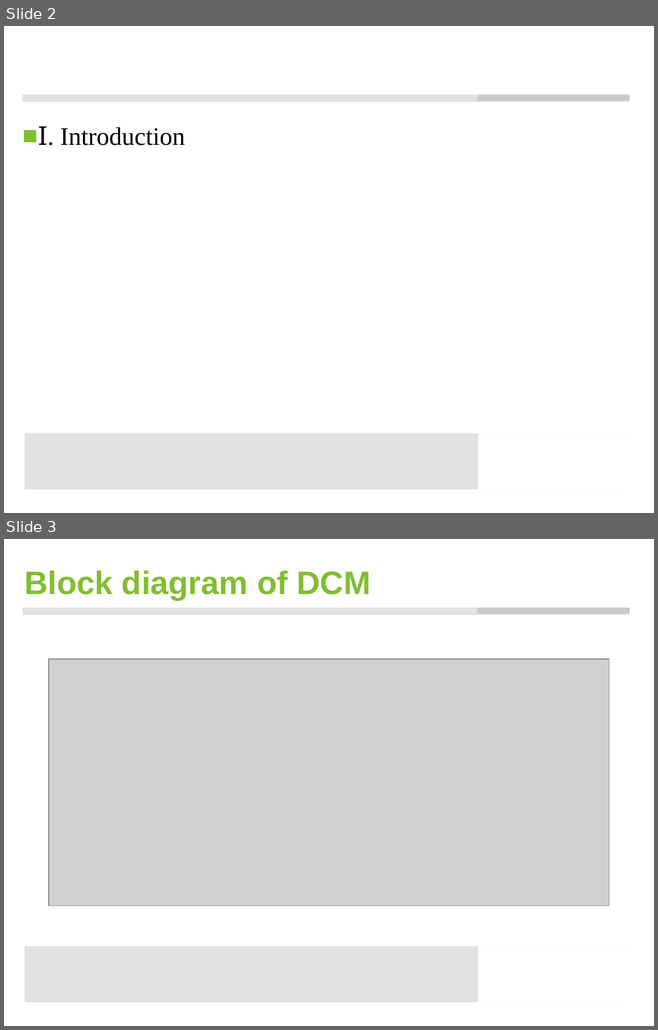
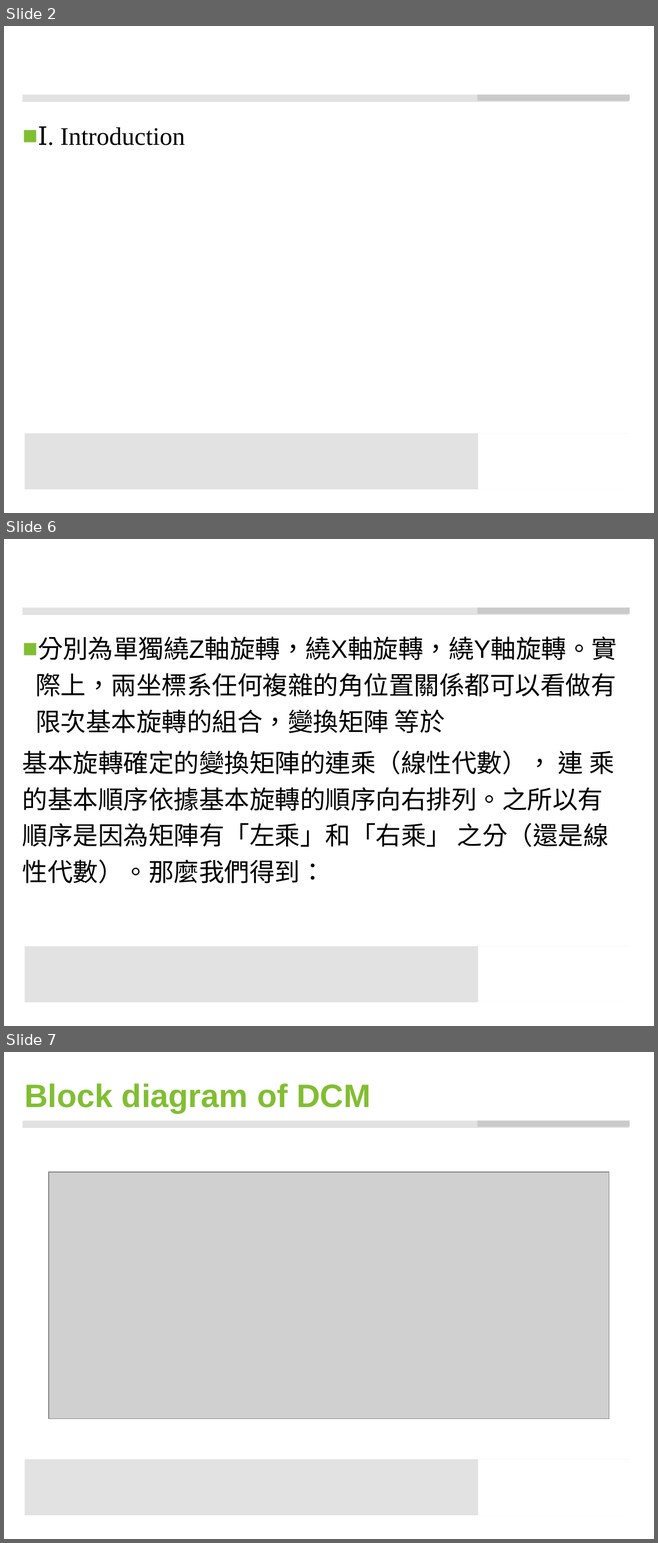
Before and after one commit to ccccjason/VR, a slide deck: data/my_dcm/DCM.pptx. Shown one above the other, each under a label of ours: slides 2 and 3 before the commit, slides 2, 6 and 7 after it; the slides between them are not shown. The pictures are 658x1030 and 658x1543 pixels, drawn with LibreOffice and Linux fonts; fonts in the diff are those of the drawing; grey boxes stand for pictures; background and template pictures are left out. Boxes give left, top, right and bottom in pixels: in the first picture for what was removed or moved away, otherwise in the second. Text is boxed around its words. In the diff, an @@ line names an element or a change of style, - is before the commit and + after.

```diff
--- a/data/my_dcm/DCM.pptx
+++ b/data/my_dcm/DCM.pptx
@@ slide 6 added at <box>4,539,654,1026</box>, background #FFFFFF; not listed: 4 template elements that a slide beside it also shows @@
@@ text added at <box>23,636,616,884</box>, 28 pt, text #000000 @@
+■ 分別為單獨繞Z軸旋轉，繞X軸旋轉，繞Y軸旋轉。實際上，兩坐標系任何複雜的角位置關係都可以看做有限次基本旋轉的組合，變換矩陣 等於
+基本旋轉確定的變換矩陣的連乘（線性代數）， 連 乘的基本順序依據基本旋轉的順序向右排列。之所以有順序是因為矩陣有「左乘」和「右乘」 之分（還是線性代數）。那麼我們得到：
@@ what was slide 3 is now slide 7 @@
```
Also in this commit, not shown: 4 other slides added, 1 other file.
